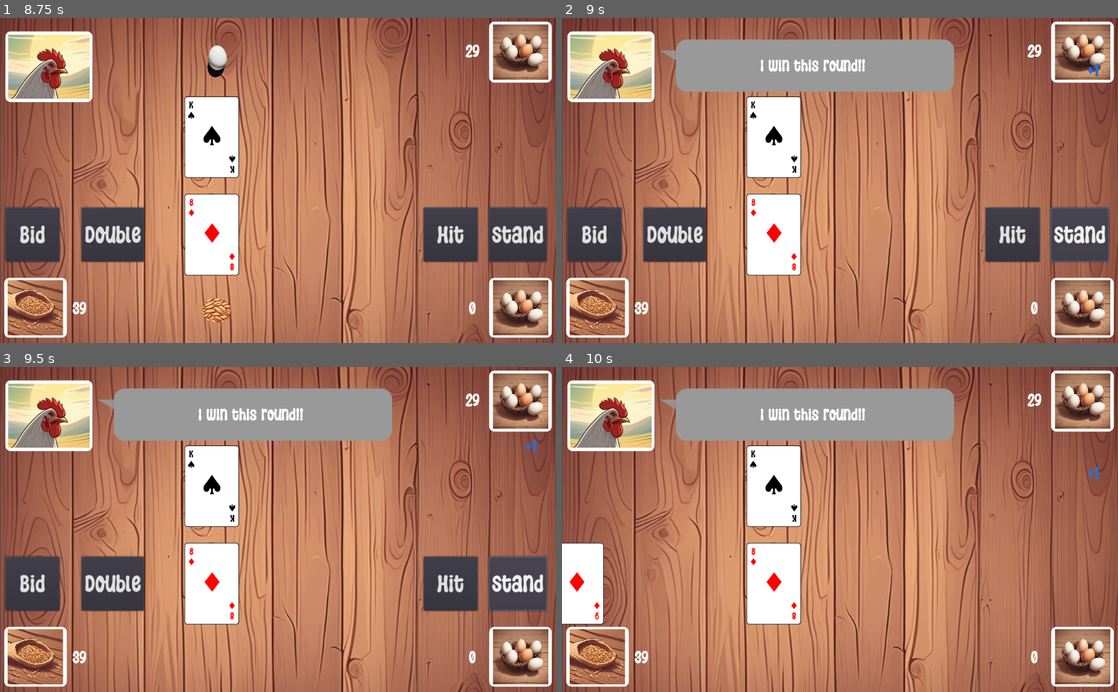
Above: before the commit, frames 1-4 (two rows, left to right).
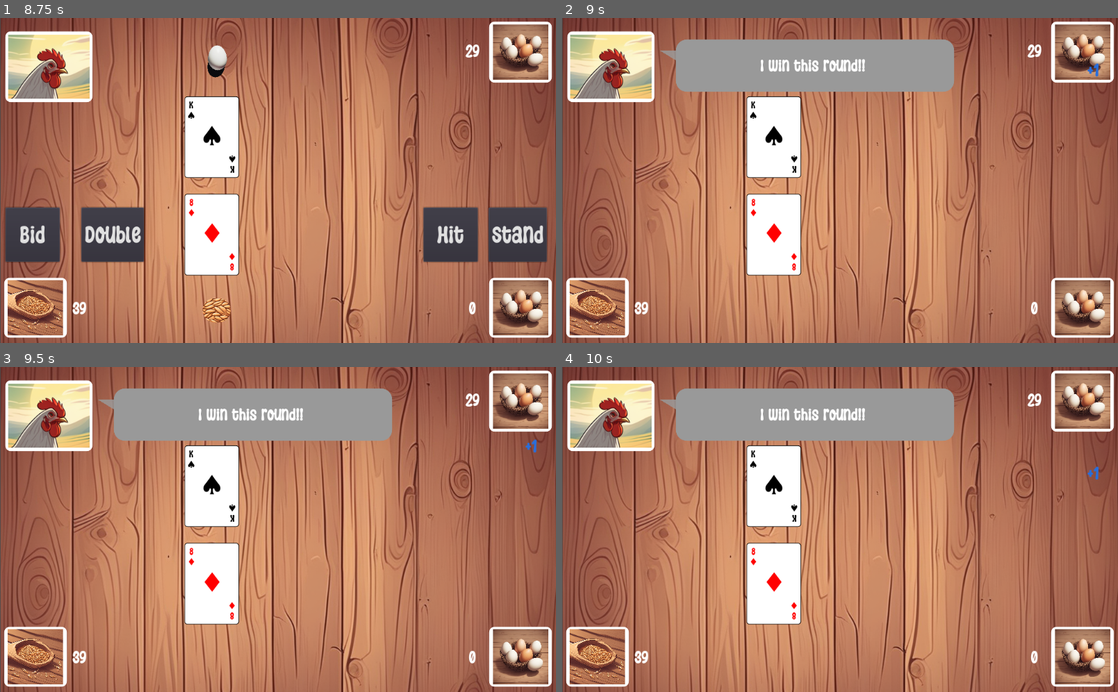
Above: after the commit, the same moments.

Repository: yakushev85/BlackJackWithChicken
Game: Godot game, scene res://StartScreen.tscn
Same seed, same stepped clock (60 frames per second), same inputs: the game is played once before the commit and once after it.
Inputs (mouse positions are in pixels of both pictures, inside the frame that each line leads up to):
- Up to frame 1 (8.75 s): click "START" at 0.5 s; tap Enter at 4.25, 6.5 s; tap Space at 5, 8 s
- Up to frame 2 (9 s): click "Stand" at 8.75 s
- Up to frame 3 (9.5 s): no input
- Up to frame 4 (10 s): click (673, 584) at 9.5 s, where only the run before the commit has a clickable "Double"

Frame 1 is identical in both runs. In frame 2, 7.2% of the frame differs, in the area x 0-99%, y 58-76%; in frame 3, 7.2%; in frame 4, 1.9%.

Commit message:
update moving and draw logic

Diff:
--- a/app/GameTable.gd
+++ b/app/GameTable.gd
@@ -116,12 +116,11 @@
 
 	if chicken_card_sum < 0:
 		player_win_round()
-		return
-
-	if chicken_card_sum > 0 and chicken_card_sum < player_card_sum:
+	elif chicken_card_sum < player_card_sum or (chicken_card_sum == player_card_sum and player_card_sum <= 11):
 		do_array.append("chicken_card:2")
 		do_array.append("chicken_turn:1")
-		return
+	elif chicken_card_sum == player_card_sum:
+		draw_round()
 	else:
 		chicken_win_round()
 
@@ -233,6 +232,23 @@
 	$TimersGroup/FinishRoundTimer.start()
 
 
+func draw_round():
+	player_grains = player_grains + player_bid_value
+	show_message_hint($ControlsUI/PlayerGrains, player_bid_value, false)
+	chicken_eggs = chicken_eggs + chicken_bid_value
+	show_message_hint($ControlsUI/ChickenEggs, chicken_bid_value)
+	chicken_bid_value = 0
+	player_bid_value = 0
+
+	for ibid in all_bids:
+		ibid.queue_free()
+
+	all_bids = []
+
+	show_message("Draw!!")
+	$TimersGroup/FinishRoundTimer.start()
+
+
 func player_win_round():
 	player_won_eggs = player_won_eggs + chicken_bid_value
 	show_message_hint($ControlsUI/PlayerEggs, chicken_bid_value, false)
@@ -283,7 +299,7 @@
 
 
 func _on_DoubleButton_pressed():
-	if is_not_doubled and player_grains - player_bid_value > 0 and chicken_eggs - chicken_bid_value > 0:
+	if is_not_doubled and player_grains - player_bid_value >= 0 and chicken_eggs - chicken_bid_value >= 0:
 		is_not_doubled = false
 		$ControlsUI/AllButtons.hide()
 
@@ -307,6 +323,7 @@
 
 
 func _on_StandButton_pressed():
+	$ControlsUI/AllButtons.hide()
 	do_array = ["chicken_turn:1"]
 	exec_do_array()
 
--- a/app/Items/Card.gd
+++ b/app/Items/Card.gd
@@ -77,9 +77,10 @@
 func _process(delta):
 	if is_moving:
 		var velocity = move_position - position
+		var n_velocity = velocity.normalized()*speed*delta
 
-		if velocity.length() > 1:
-			position = position + velocity.normalized()*speed*delta
+		if velocity.length() > n_velocity.length():
+			position = position + n_velocity
 		else:
 			position = move_position
 			is_moving = false
--- a/app/Items/ChickenBid.gd
+++ b/app/Items/ChickenBid.gd
@@ -14,9 +14,10 @@
 func _process(delta):
 	if is_moving:
 		var velocity = move_position - position
+		var n_velocity = velocity.normalized()*speed*delta
 
-		if velocity.length() > 1:
-			position = position + velocity.normalized()*speed*delta
+		if velocity.length() > n_velocity.length():
+			position = position + n_velocity
 		else:
 			position = move_position
 			is_moving = false
--- a/app/Items/PlayerBid.gd
+++ b/app/Items/PlayerBid.gd
@@ -14,9 +14,10 @@
 func _process(delta):
 	if is_moving:
 		var velocity = move_position - position
+		var n_velocity = velocity.normalized()*speed*delta
 
-		if velocity.length() > 1:
-			position = position + velocity.normalized()*speed*delta
+		if velocity.length() > n_velocity.length():
+			position = position + n_velocity
 		else:
 			position = move_position
 			is_moving = false
